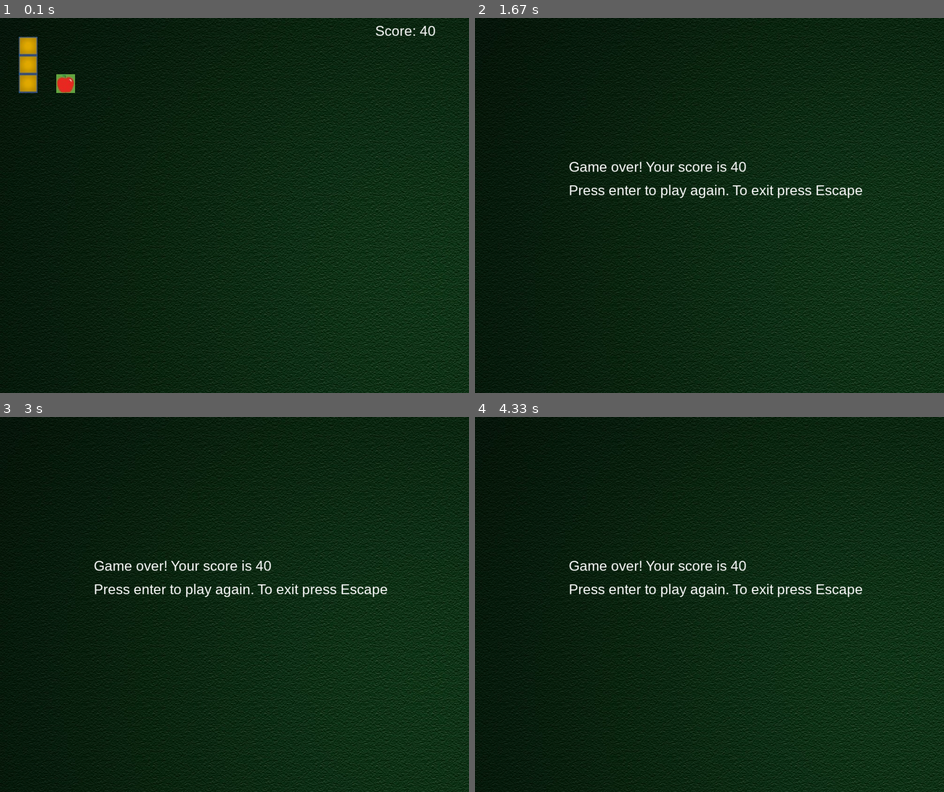
Above: before the commit, frames 1-4 (two rows, left to right).
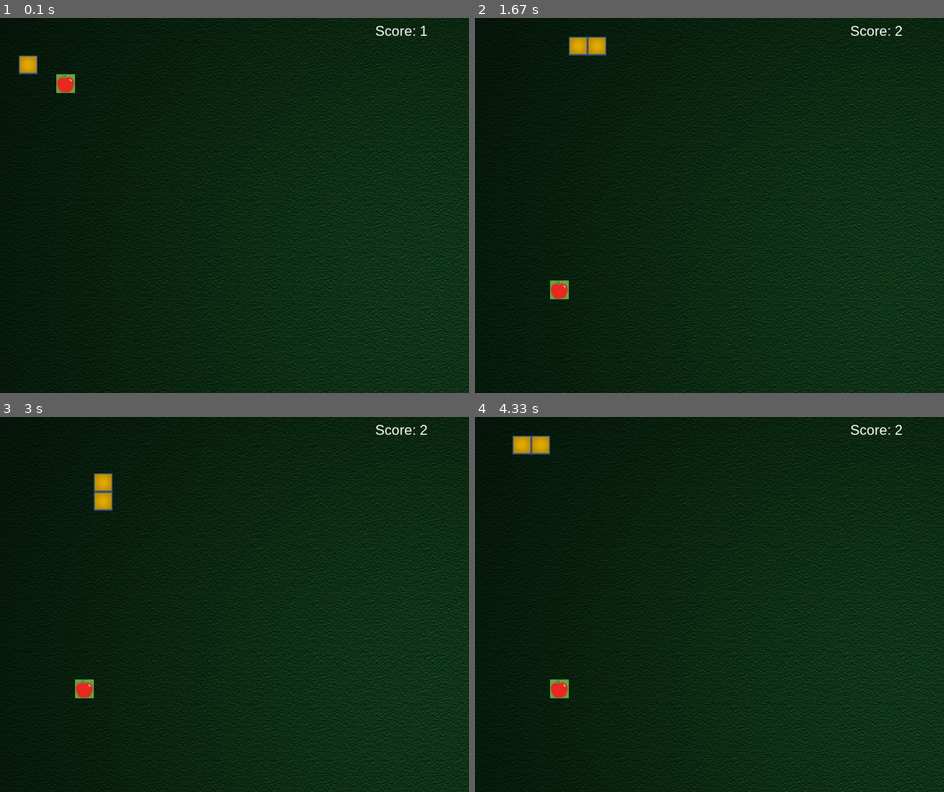
Above: after the commit, the same moments.

Repository: Santie-a/Snake-game-pygame
Game: pygame game, started from main.py
Same seed, same stepped clock (60 frames per second), same inputs: the game is played once before the commit and once after it.
Inputs:
- Up to frame 1 (0.1 s): no input
- Up to frame 2 (1.67 s): hold Right 0.33-0.8 s; hold Up 0.83-1.27 s; hold Right from 1.3 s (still down)
- Up to frame 3 (3 s): release Right at 1.8 s; hold Left 1.83-2.37 s; hold Down 2.4-2.95 s; hold Left from 2.98 s (still down)
- Up to frame 4 (4.33 s): release Left at 3.53 s; hold Up 3.57-4.12 s; hold Right from 4.15 s (still down)

The runs differ from the first frame. In frame 1, 0.5% of the frame differs, in the area x 4-93%, y 2-20%; in frame 2, 1.9%, in the area x 16-92%, y 2-75%; in frame 3, 1.9%; in frame 4, 1.9%.

Commit message:
Second commit

Diff:
--- a/main.py
+++ b/main.py
@@ -80,7 +80,7 @@
         pygame.mixer.init()
         self.play_background_music()
         self.surface = pygame.display.set_mode((1000, 800))
-        self.snake = Snake(self.surface, 40)
+        self.snake = Snake(self.surface, 1)
         self.snake.draw()
         self.apple = Apple(self.surface)
         self.apple.draw()
Binary file added: output/main/pygame/freesansbold.ttf
Binary file added: output/main/pygame/pygame_icon.bmp
Binary file added: output/main/resources/apple.jpg
Binary file added: output/main/resources/background.jpg
Binary file added: output/main/resources/block.jpg
Not shown, added: output/main/SDL2.dll
Not shown, added: output/main/SDL2_image.dll
Not shown, added: output/main/SDL2_mixer.dll
Not shown, added: output/main/SDL2_ttf.dll
Not shown, added: output/main/VCRUNTIME140.dll
Not shown, added: output/main/_asyncio.pyd
Not shown, added: output/main/_bz2.pyd
(and 67 more such lines)
